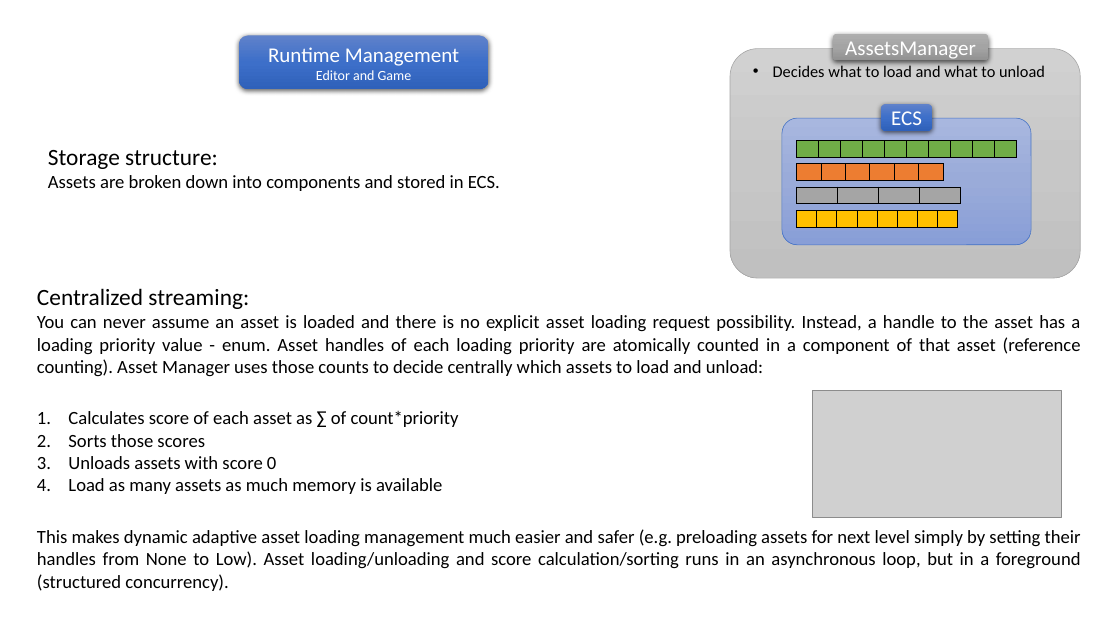
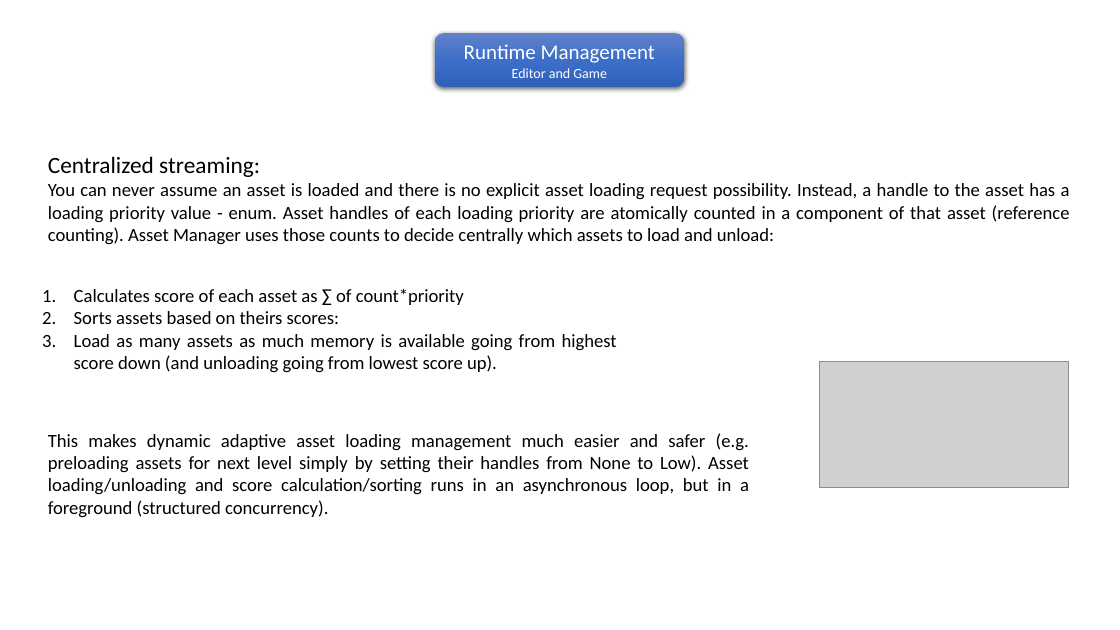
Before and after one commit to pawel-kaleta/FoolsEngine, a slide deck: slide 3 of Documentation/Asset Pipeline.pptx (slide 2 before the commit). Drawn at 1120x630 pixels with LibreOffice and Linux fonts; fonts in the diff are those of the drawing; grey boxes stand for pictures. Boxes give left, top, right and bottom in pixels: in the first picture for what was removed or moved away, otherwise in the second. Text is boxed around its words. In the diff, an @@ line names an element or a change of style, - is before the commit and + after.

Commit message:
Rearchitected asset observers and asset users

```diff
--- a/Documentation/Asset Pipeline.pptx
+++ b/Documentation/Asset Pipeline.pptx
@@ rounded rectangle "Runtime Management": place and size @@
-rounded rectangle "Runtime Management" at bbox=[239, 35, 489, 89]
+rounded rectangle "Runtime Management" at bbox=[435, 33, 685, 87]
@@ rounded rectangle removed at bbox=[730, 49, 1081, 278] @@
-• Decides what to load and what to unload
@@ rounded rectangle removed at bbox=[833, 34, 989, 60] @@
-AssetsManager
@@ rounded rectangle removed at bbox=[782, 118, 1032, 245] @@
@@ rounded rectangle removed at bbox=[881, 104, 932, 131] @@
-ECS
@@ text "Centralized streaming:" rewrapped from bbox=[37, 288, 1081, 377] to bbox=[48, 156, 1070, 245] @@
@@ table removed at bbox=[797, 140, 1016, 157], 1 rows, 10 columns @@
- |  |  |  |  |  |  |  |  | 
@@ text removed at bbox=[48, 150, 500, 191] @@
-Storage structure:
-Assets are broken down into components and stored in ECS.
@@ table removed at bbox=[797, 164, 944, 181], 1 rows, 6 columns @@
- |  |  |  |  | 
@@ table removed at bbox=[797, 187, 962, 204], 1 rows, 4 columns @@
- |  |  | 
@@ table removed at bbox=[797, 211, 952, 228], 1 rows, 8 columns @@
- |  |  |  |  |  |  | 
@@ text "Calculates score of each asset ...": place and size @@
-text "Calculates score of each asset ..." at bbox=[68, 411, 459, 494]
+text "Calculates score of each asset ..." at bbox=[74, 288, 617, 373]
@@ text at bbox=[74, 311, 617, 373]: text changed @@
-2. Sorts those scores
-3. Unloads assets with score 0
-4. Load as many assets as much memory is available
+2. Sorts assets based on theirs scores:
+3. Load as many assets as much memory is available going from highest score down (and unloading going from lowest score up).
@@ picture: place and size @@
-picture at bbox=[812, 391, 1061, 518]
+picture at bbox=[820, 361, 1069, 488]
@@ text "This makes dynamic adaptive asset ..." rewrapped from bbox=[37, 529, 1081, 591] to bbox=[48, 433, 749, 518] @@
```
Also in this commit, not shown: 3 other slides changed, 2 slides added, 29 other files.
